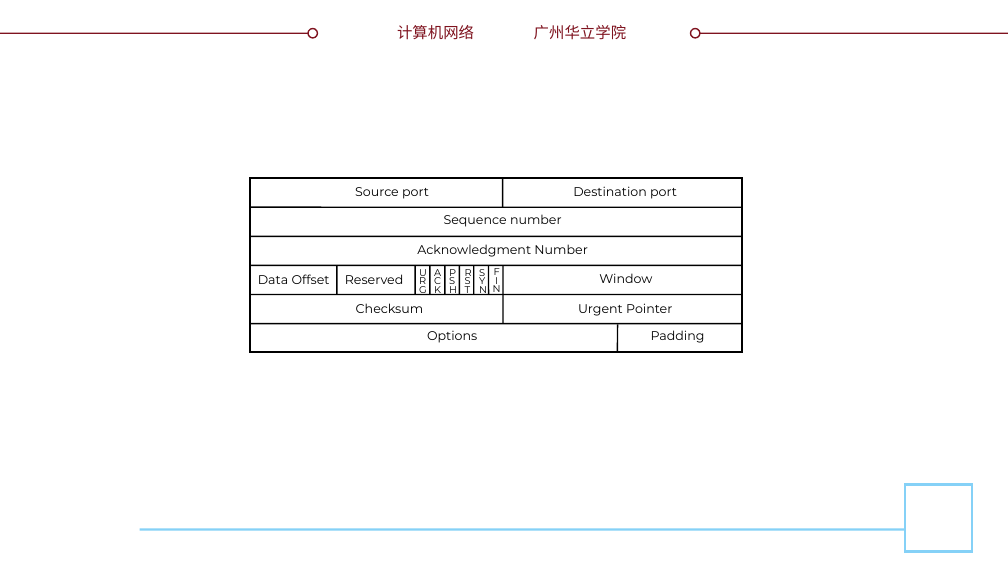
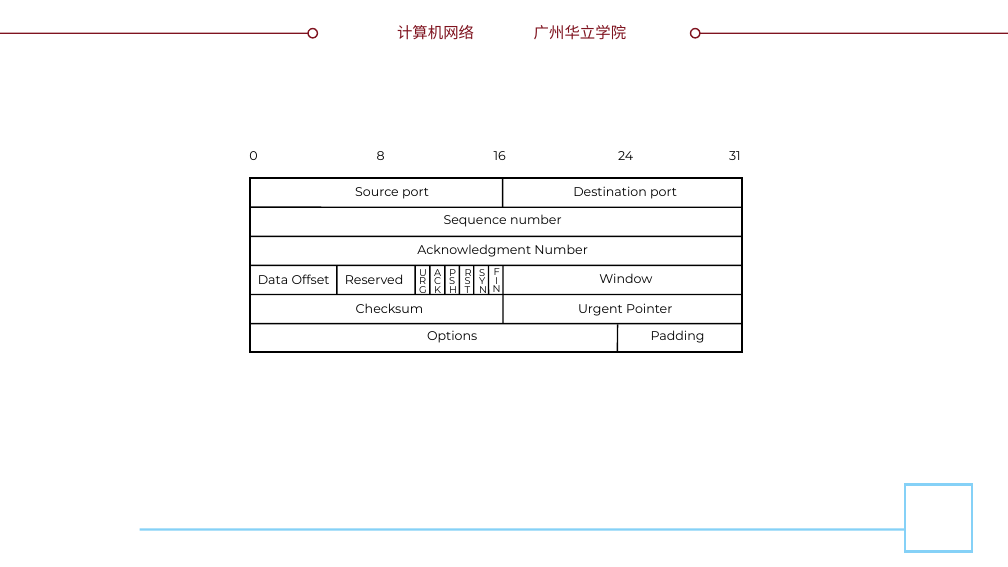
Before and after one commit to glplaman/glplaman.github.io, a slide deck: slide 71 of network/ppt/chap5.pptx (slide 70 before the commit). Drawn at 1008x567 pixels with LibreOffice and Linux fonts; fonts in the diff are those of the drawing; background and template pictures are left out. Boxes give left, top, right and bottom in pixels: in the first picture for what was removed or moved away, otherwise in the second. Text is boxed around its words. In the diff, an @@ line names an element or a change of style, - is before the commit and + after.

```diff
--- a/network/ppt/chap5.pptx
+++ b/network/ppt/chap5.pptx
@@ text added at [249,151,741,160], 9 pt, text #000000 @@
+0 8 16 24 31
```
Also in this commit, not shown: 1 other slide changed, 1 slide added, 17 other files.
